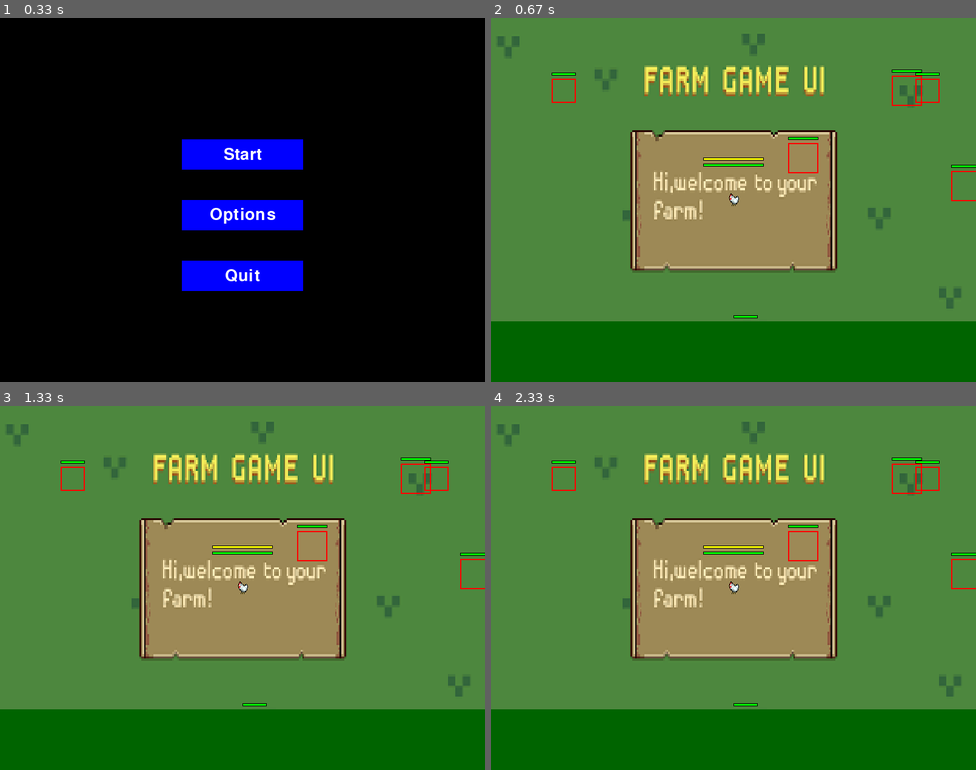
Above: before the commit, frames 1-4 (two rows, left to right).
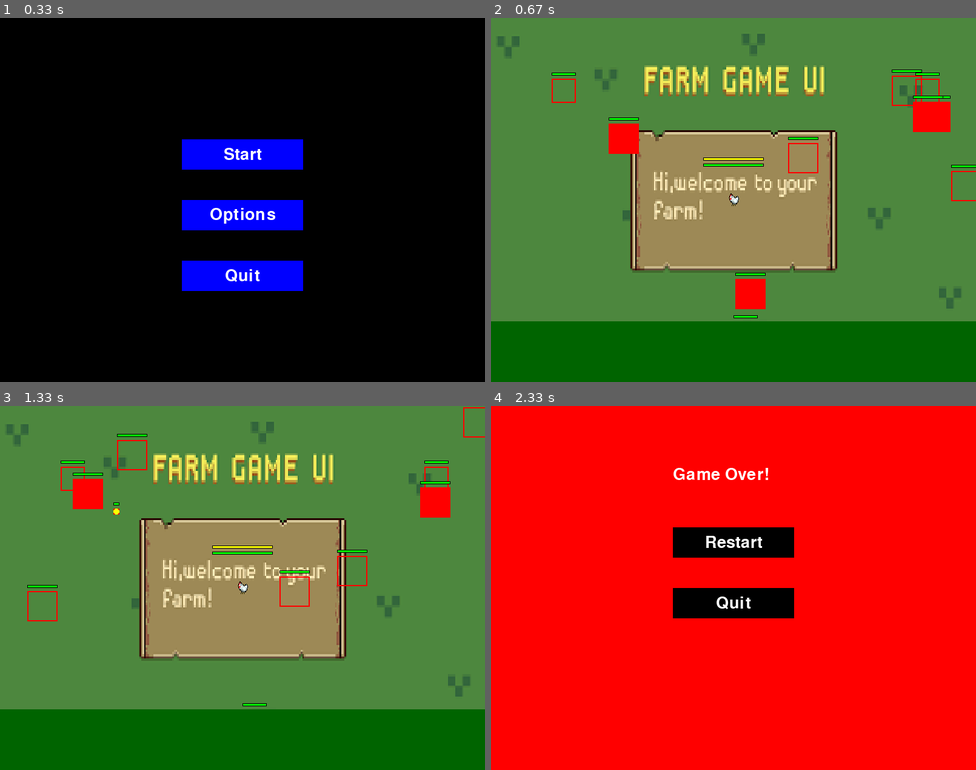
Above: after the commit, the same moments.

Repository: Zakihung/The-Chickening
Game: pygame game, started from main.py
The game is run twice, just before and just after one commit, with the same random seed, the same clock (stepped at 60 frames per second) and the same inputs.
Inputs (mouse positions are in pixels of both pictures, inside the frame that each line leads up to):
- Up to frame 1 (0.33 s): no input
- Up to frame 2 (0.67 s): click "Start" at 0.38 s
- Up to frame 3 (1.33 s): hold Right 0.67-1.13 s; move the mouse to (242, 609) at 0.7 s; click (242, 544) at 1.22 s, where only the run after the commit has a clickable "Restart"
- Up to frame 4 (2.33 s): hold Up 1.5-1.97 s; move the mouse to (583, 533) at 1.53 s; hold K from 2 s (still down); hold Right from 2 s (still down)

Frame 1 is identical in both runs. In frame 2, 1.8% of the frame differs, in the area x 24-95%, y 21-80%; in frame 3, 2.1%; in frame 4, 100%, in the area x 0-100%, y 0-100%.

Commit message:
Update code to Day 55 consistency, integrate items drop/equip on key

Diff:
--- a/main.py
+++ b/main.py
@@ -20,6 +20,8 @@
     main_menu = MainMenu(screen)
     game_screen = None
     game_over = None
+
+    font = pygame.font.SysFont(None, 40)  # Font for options placeholder
 
     while running:
         delta_time = clock.get_time() / 1000.0
@@ -46,12 +48,14 @@
         elif state == 'game':
             game_screen.update(delta_time, keys)
             game_screen.draw_background()
-            if not game_screen.player.alive:  # Sửa: Use game_screen.player.alive
+            if not game_screen.player.alive:
                 state = 'game_over'
                 game_over = GameOver(screen)
         elif state == 'options':
-            # Placeholder options: Esc back
-            pass  # Draw options
+            # Placeholder options: Esc back, draw title
+            screen.fill(COLOR_BLACK)  # Sửa: screen.fill (no self)
+            title = font.render('Options (Esc to back)', True, COLOR_WHITE)
+            screen.blit(title, (SCREEN_WIDTH//2 - 150, 100))
         elif state == 'game_over':
             action = game_over.update(events)
             if action == 'restart':
--- a/modules/entities/enemy.py
+++ b/modules/entities/enemy.py
@@ -4,7 +4,6 @@
 import random
 from modules.entities.base_entity import BaseEntity
 from modules.managers import item_manager
-from modules.screens import game_screen
 from modules.utils.constants import (
     ENEMY_HP_BASE, ENEMY_SPEED_BASE, COLOR_RED, DROP_THO_RATE, SCREEN_WIDTH, SCREEN_HEIGHT, BOMB_AOE_RADIUS
 )
@@ -18,7 +17,7 @@
         super().__init__(x, y, width, height, hp=ENEMY_HP_BASE, speed=ENEMY_SPEED_BASE)
         self.type = enemy_type
         self.image = None
-        self.sound_manager = sound_manager  # Pass from game_screen
+        self.sound_manager = sound_manager
         self.direction_change_timer = random.uniform(1, 2)
         self.zigzag_amplitude = 50
         self.zigzag_frequency = 5
@@ -131,7 +130,7 @@
                 elif self.type == 'shield':
                     if dist > 0:
                         base_dir = pygame.Vector2(dx / dist, dy / dist)
-                        self.direction = -base_dir  # Quay mặt player
+                        self.direction = -base_dir
 
                     if self.shield_turn_duration <= 0 and self.shield_cooldown <= 0:
                         if random.random() < 0.01:
@@ -216,10 +215,10 @@
             self.dropped = True
             if random.random() < DROP_THO_RATE:
                 thoc = Resource(self.rect.centerx, self.rect.centery, random.randint(5, 20))
-                # Add to global resources
+                # Add to global resources, e.g., game_screen.resources.append(thoc) if pass game_screen
             if random.random() < 0.2:
-                item_id = game_screen.item_manager.get_random_item()  # Pass game_screen? Or global
-                player.inventory.append(item_id)  # Add to inventory
+                item_id = item_manager.get_random_item()
+                player.inventory.append(item_id)
 
     def is_back_hit(self, attacker_pos):
         to_attacker = pygame.Vector2(attacker_pos[0] - self.rect.centerx, attacker_pos[1] - self.rect.centery)
--- a/modules/entities/player.py
+++ b/modules/entities/player.py
@@ -53,7 +53,7 @@
         self.armor = 0
         self.burn_damage = 0
         self.equipped_slots = {'weapon': None, 'armor': None, 'accessory': None, 'boots': None}
-        self.inventory = []  # List item_ids not equipped
+        self.inventory = []
         self.base_melee_damage = PLAYER_DAMAGE_DEFAULT
         self.base_speed = PLAYER_SPEED_DEFAULT
         self.unlocked_skills = []
@@ -65,6 +65,7 @@
         self.bomb_stun = 0.0
         self.upgrade_levels = {'melee': 0, 'ranged': 0, 'bomb': 0}
         self.sound_manager = sound_manager
+        self.dodge_chance = 0.0  # For item synergy
 
     def update(self, delta_time, keys):
         super().update(delta_time)
@@ -130,7 +131,7 @@
             if self.direction.length() > 0:
                 self.ranged_cooldown = 0.3
                 self.eggnergy -= self.ranged_cost
-                proj = Projectile(self.rect.centerx, self.rect.centery, self.direction, 'ranged', 15, 10)
+                proj = Projectile(self.rect.centerx, self.rect.centery, self.direction, 'ranged', 15, 10, sound_manager=self.sound_manager)
                 self.projectiles.append(proj)
                 if self.sound_manager:
                     self.sound_manager.play_sfx('cluck', 0.8)
@@ -146,7 +147,7 @@
                 offset = self.direction.normalize() * 50
                 start_x += offset.x
                 start_y += offset.y
-            proj = Projectile(start_x, start_y, self.direction, 'bomb', BOMB_DAMAGE, 5, BOMB_AOE_RADIUS)
+            proj = Projectile(start_x, start_y, self.direction, 'bomb', BOMB_DAMAGE, 5, BOMB_AOE_RADIUS, sound_manager=self.sound_manager)
             self.projectiles.append(proj)
             if self.sound_manager:
                 self.sound_manager.play_sfx('cluck', 0.8)
@@ -170,8 +171,14 @@
         if self.hp <= 0 and self.alive:
             self.alive = False
             self.die()
-            # if self.sound_manager:
-            #     self.sound_manager.play_sfx('auu', 0.8)  # Player die sound
+            if self.sound_manager:
+                self.sound_manager.play_sfx('auu', 0.8)  # Player die sound
+
+    def take_damage(self, damage, attacker_pos=None):
+        if random.random() < self.dodge_chance:
+            return  # Dodge no damage
+        damage /= self.armor_mult  # Reduce by armor mult
+        super().take_damage(damage)
 
     def draw(self, screen):
         if self.image and self.invincible:
@@ -211,4 +218,4 @@
             print(f"Lost {lost} thóc! Dropped {remaining} to collect again.")
         self.hp = self.max_hp
         self.rect.center = (SCREEN_WIDTH // 2, SCREEN_HEIGHT // 2)
-        self.alive = True  # Respawn
+        self.alive = True
--- a/modules/screens/game_screen.py
+++ b/modules/screens/game_screen.py
@@ -1,15 +1,14 @@
 # modules/screens/game_screen.py
 import pygame
-
-from modules.managers.item_manager import ItemManager
 from modules.utils.constants import SCREEN_WIDTH, SCREEN_HEIGHT, COLOR_GREEN
 from modules.entities.player import Player
 from modules.managers.level_manager import LevelManager
+from modules.managers.item_manager import ItemManager
 
 class GameScreen:
     def __init__(self, screen, sound_manager):
         self.screen = screen
-        self.sound_manager = sound_manager  # Thêm dòng này để gán param vào instance
+        self.sound_manager = sound_manager
         self.background_color = COLOR_GREEN
         self.player = Player(self.sound_manager)
         self.level_manager = LevelManager(self.sound_manager)
@@ -18,19 +17,25 @@
         self.item_manager = ItemManager()
 
     def update(self, delta_time, keys):
-        """Update entities với delta_time và keys."""
+        self.player.update(delta_time, keys)
+        self.level_manager.update(delta_time, self.player)
+
         for res in self.resources[:]:
             res.update(delta_time, self.player)
             if not res.alive:
                 self.resources.remove(res)
         self.resources.extend(self.player.dropped_resources)
         self.player.dropped_resources.clear()
-        # Test store on key T
-        if keys[pygame.K_t]:
-            self.player.store_thoc()
+
+        # Equip from inventory on key E
+        if keys[pygame.K_e] and self.player.inventory:
+            item_id = self.player.inventory.pop(0)  # Equip first
+            self.item_manager.equip_item(self.player, item_id)
+
+        if not self.player.invincible:
+            self.player.take_damage(0.1)  # Test, remove later
 
     def draw_background(self):
-        """Draw background và entities."""
         self.screen.fill(self.background_color)
         self.level_manager.draw(self.screen)
         self.player.draw(self.screen)
